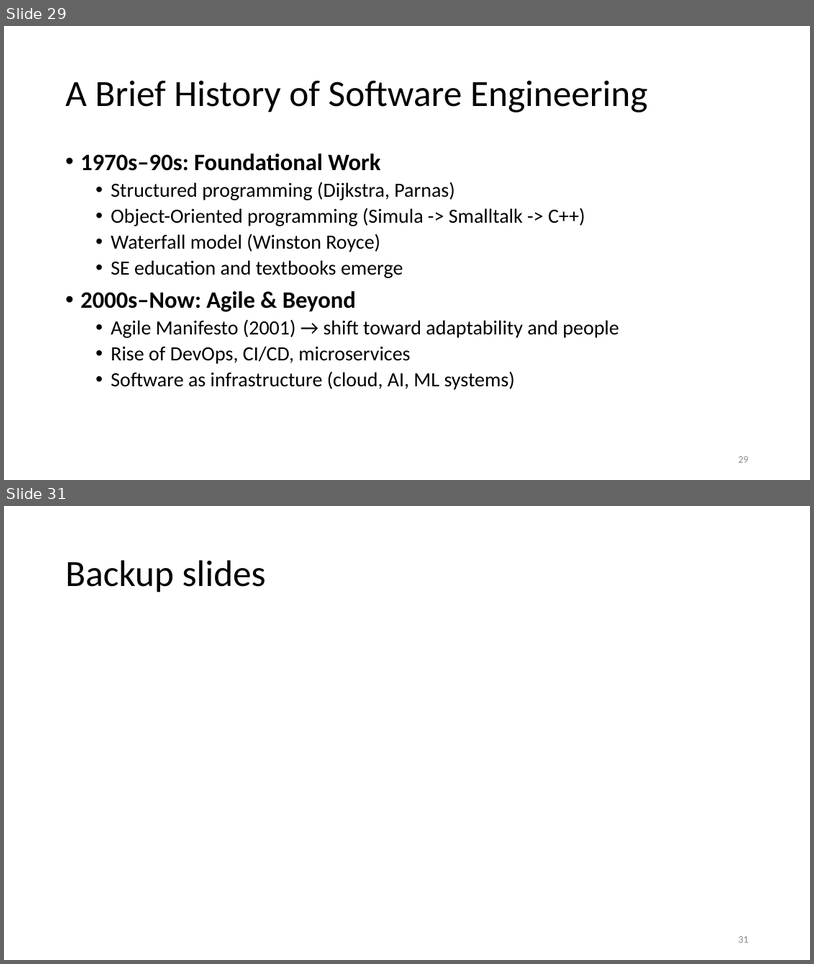
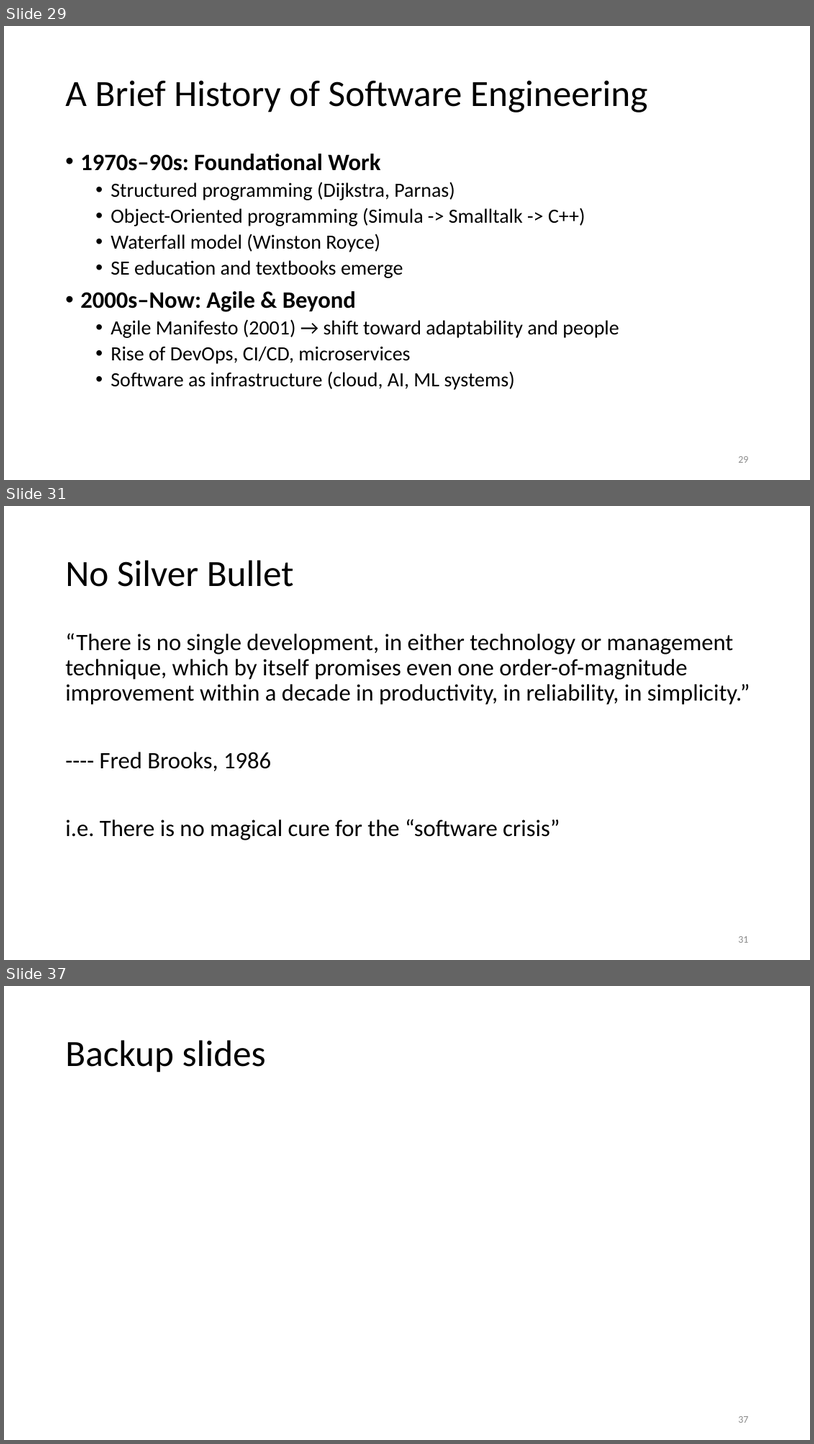
Before and after one commit to tongzhou80/cs6100, a slide deck: slides/Lecture1.pptx. Shown one above the other, each under a label of ours: slides 29 and 31 before the commit, slides 29, 31 and 37 after it; the slides between them are not shown. The pictures are 814x964 and 814x1444 pixels, drawn with LibreOffice and Linux fonts; fonts in the diff are those of the drawing; background and template pictures are left out. Boxes give left, top, right and bottom in pixels: in the first picture for what was removed or moved away, otherwise in the second. Text is boxed around its words. In the diff, an @@ line names an element or a change of style, - is before the commit and + after.

Commit message:
added parts of no silver bullet to lecture1

```diff
--- a/slides/Lecture1.pptx
+++ b/slides/Lecture1.pptx
@@ slide 31 added at (4,506,810,960), background #FFFFFF @@
@@ title added at (65,560,294,587), 44 pt, text #000000 @@
+No Silver Bullet
@@ text added at (65,633,751,840), 28 pt, text #000000 @@
+“There is no single development, in either technology or management technique, which by itself promises even one order-of-magnitude improvement within a decade in productivity, in reliability, in simplicity.”
+---- Fred Brooks, 1986
+i.e. There is no magical cure for the “software crisis”
@@ page number added at (738,936,748,942), 12 pt, text #8C8C8C @@
+31
@@ what was slide 31 is now slide 37 @@
@@ page number at (738,1416,748,1422): text changed @@
-31
+37
```
Also in this commit, not shown: 2 slides changed, 5 other slides added.
